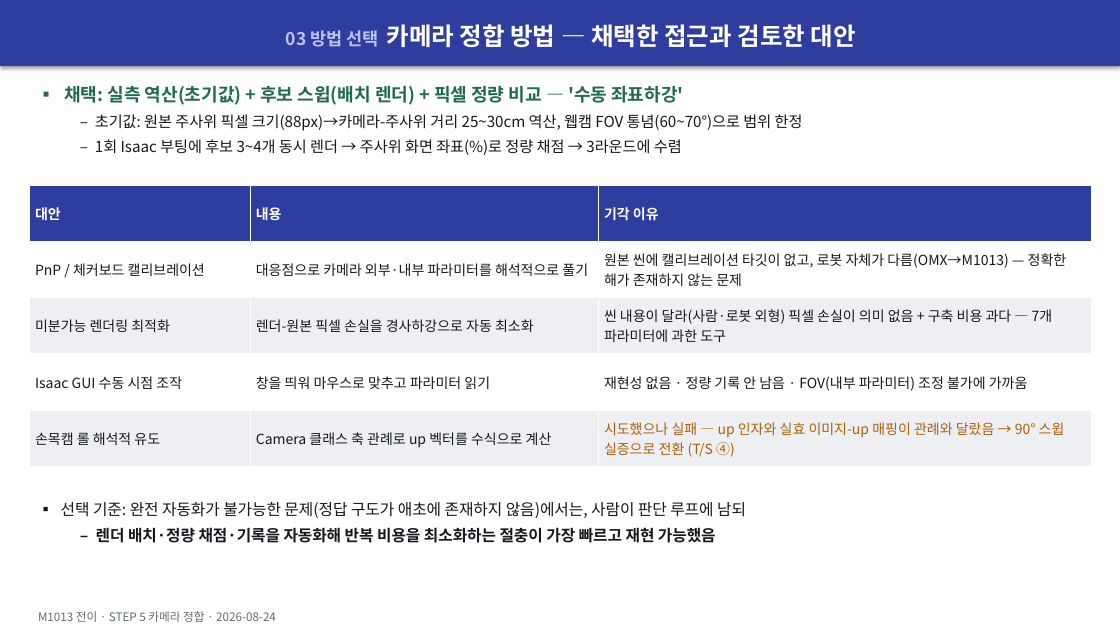
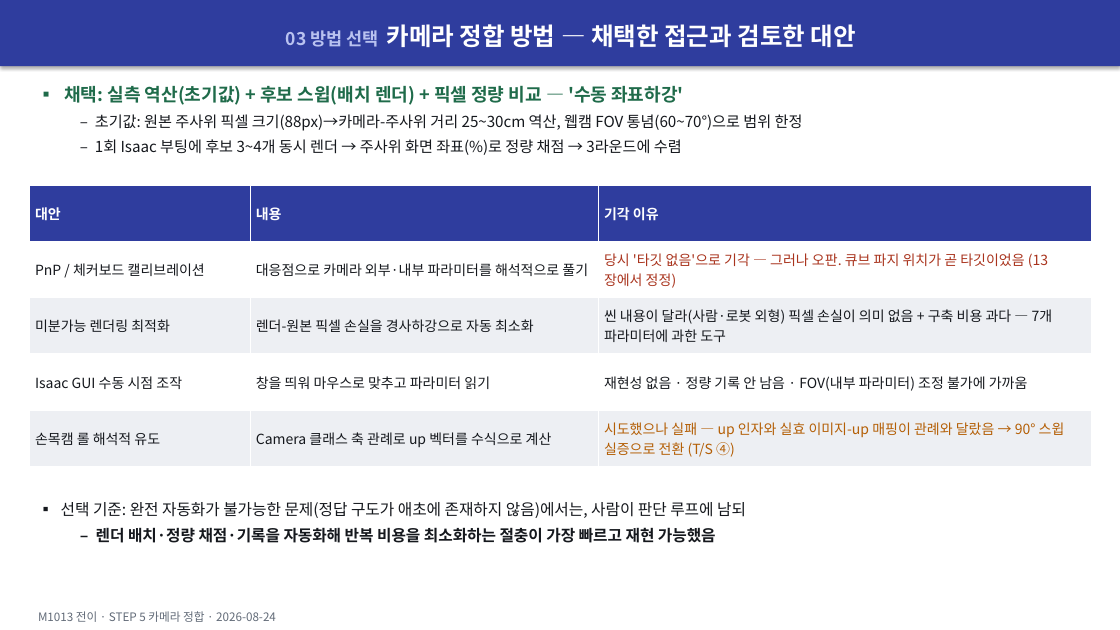
Before and after one commit to dlcodnjs817/m1013, a slide deck: slide 6 of 대화록 및 PPT/M1013_카메라정합_20260824.pptx. Drawn at 1120x630 pixels with LibreOffice and Linux fonts; fonts in the diff are those of the drawing. Boxes give left, top, right and bottom in pixels: in the first picture for what was removed or moved away, otherwise in the second. Text is boxed around its words. In the diff, an @@ line names an element or a change of style, - is before the commit and + after.

```diff
--- a/대화록 및 PPT/M1013_카메라정합_20260824.pptx
+++ b/대화록 및 PPT/M1013_카메라정합_20260824.pptx
@@ table at (x1=29, y1=185, x2=1091, y2=466) @@
-row 2, column 3: 원본 씬에 캘리브레이션 타깃이 없고, 로봇 자체가 다름(OMX→M1013) — 정확한 해가 존재하지 않는 문제
+row 2, column 3: 당시 '타깃 없음'으로 기각 — 그러나 오판. 큐브 파지 위치가 곧 타깃이었음 (13장에서 정정)
```
Also in this commit, not shown: 3 other slides changed, 4 slides added, 1 slide removed, 2 other files.
